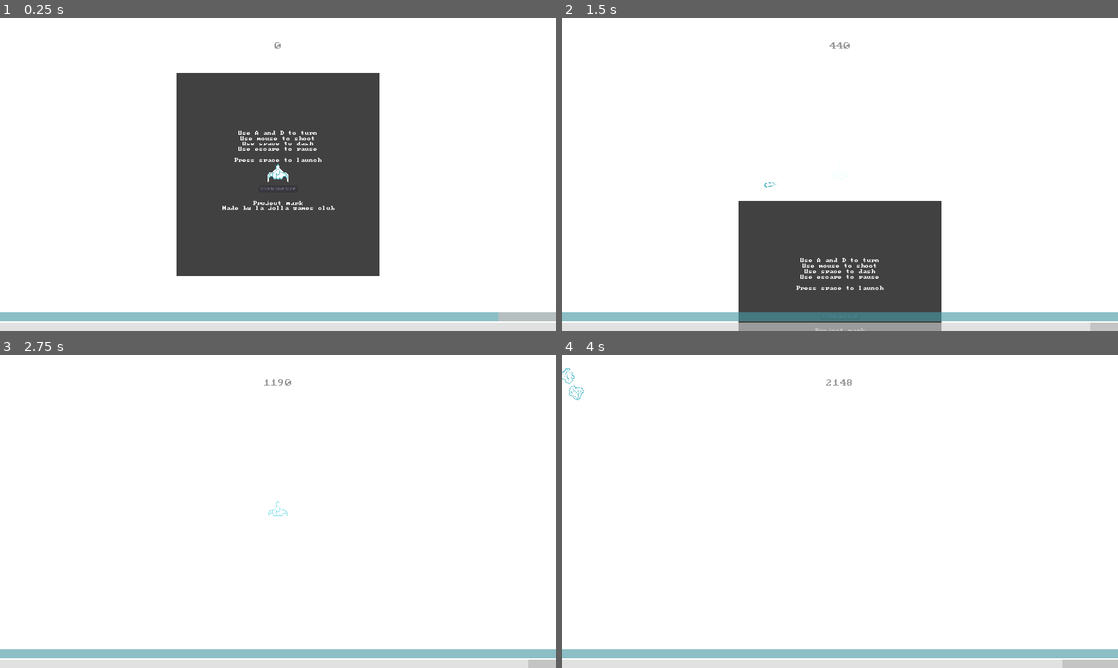
Above: before the commit, frames 1-4 (two rows, left to right).
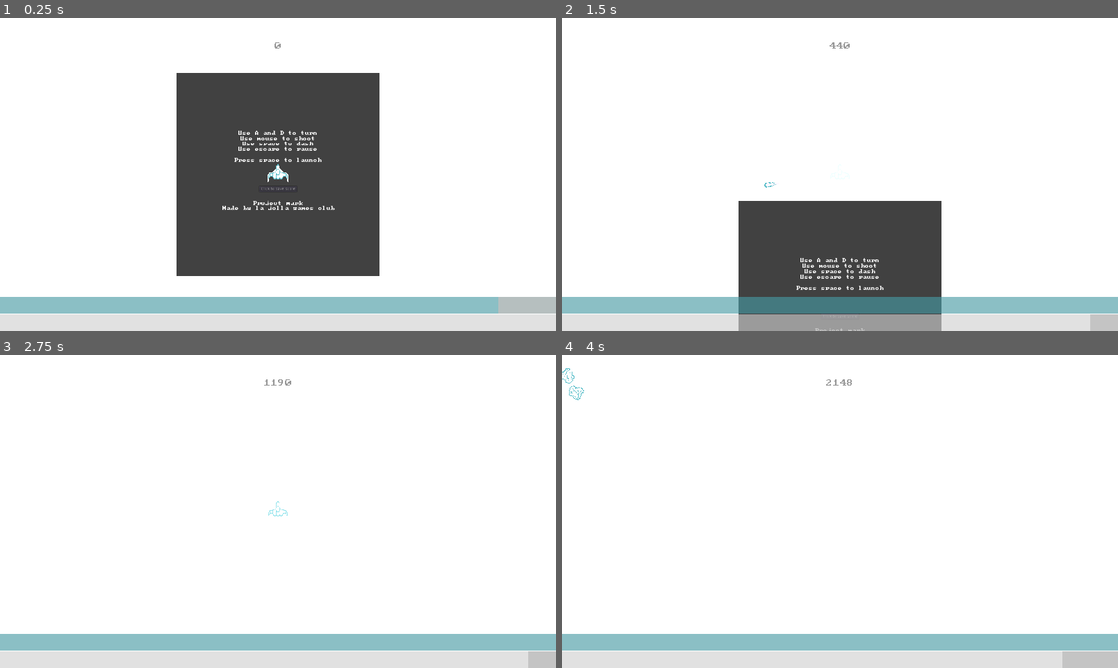
Above: after the commit, the same moments.

Repository: lajollagamesclub/project-mark
Game: Godot game, scene res://Main.tscn
The game is run twice, just before and just after one commit, with the same random seed, the same clock (stepped at 60 frames per second) and the same inputs. The engine's default icon, where the game draws it, is replaced by a stand-in: a white triangle on a blue panel in a dark square.
Inputs (mouse positions are in pixels of both pictures, inside the frame that each line leads up to):
- Up to frame 1 (0.25 s): no input
- Up to frame 2 (1.5 s): move the mouse to (962, 158) at 0.52 s; hold E (g_dash_right) 0.53-1.28 s; tap Space (g_dash) at 0.6 s; move the mouse to (728, 190) at 1.27 s; hold S (g_down) from 1.28 s (still down); click (728, 190) at 1.35 s
- Up to frame 3 (2.75 s): move the mouse to (333, 442) at 2.02 s; release S (g_down) at 2.03 s; hold E (g_dash_right) from 2.03 s (still down); tap Space (g_dash) at 2.1 s
- Up to frame 4 (4 s): move the mouse to (812, 574) at 2.77 s; release E (g_dash_right) at 2.78 s; hold Up (g_fire_up) 2.78-3.53 s; click (812, 574) at 2.85 s; move the mouse to (1006, 558) at 3.52 s; hold Q (g_dash_left) from 3.53 s (still down); tap Space (g_dash) at 3.6 s

The runs differ from the first frame. In frame 1, 7.8% of the frame differs, in the area x 0-100%, y 89-98%; in frame 2, 7.8%; in frame 3, 7.8%; in frame 4, 7.8%.

Commit message:
Add main component class

Diff:
--- /dev/null
+++ b/src/Component.gd
@@ -0,0 +1,31 @@
+extends CenterContainer
+
+class_name Component
+
+var cooldown_time: float = 1.0 setget set_cooldown_time
+
+var cur_cooldown_time: float = cooldown_time
+
+func set_cooldown_time(new_cooldown_time):
+	cooldown_time = new_cooldown_time
+	if has_node("CooldownVisualizer"):
+		$CooldownVisualizer.max_value = cooldown_time
+		$CooldownVisualizer.step = cooldown_time/360.0
+
+func _ready():
+	self.cooldown_time = cooldown_time
+	set_process(false)
+	$CooldownVisualizer.visible = false
+#	start_cooldown()
+
+func _process(delta):
+	cur_cooldown_time -= delta
+	$CooldownVisualizer.value = cur_cooldown_time
+	if cur_cooldown_time <= 0.0:
+		$CooldownVisualizer.visible = false
+		set_process(false)
+
+func start_cooldown():
+	cur_cooldown_time = cooldown_time
+	$CooldownVisualizer.visible = true
+	set_process(true)
--- /dev/null
+++ b/src/Component.tscn
@@ -0,0 +1,30 @@
+[gd_scene load_steps=3 format=2]
+
+[ext_resource path="res://icon.png" type="Texture" id=1]
+[ext_resource path="res://Component.gd" type="Script" id=2]
+
+[node name="Component" type="CenterContainer"]
+anchor_right = 1.0
+anchor_bottom = 1.0
+script = ExtResource( 2 )
+__meta__ = {
+"_edit_use_anchors_": false
+}
+
+[node name="Icon" type="TextureRect" parent="."]
+margin_left = 928.0
+margin_top = 508.0
+margin_right = 992.0
+margin_bottom = 572.0
+texture = ExtResource( 1 )
+
+[node name="CooldownVisualizer" type="TextureProgress" parent="."]
+margin_left = 928.0
+margin_top = 508.0
+margin_right = 992.0
+margin_bottom = 572.0
+step = 0.1
+value = 8.7
+texture_progress = ExtResource( 1 )
+fill_mode = 4
+tint_progress = Color( 0.00784314, 0.00784314, 0.00784314, 0.588235 )
--- a/src/Main.tscn
+++ b/src/Main.tscn
@@ -174,11 +174,14 @@
 
 [node name="UI" type="CanvasLayer" parent="."]
 
-[node name="VBoxContainer" type="VBoxContainer" parent="UI"]
+[node name="Distances" type="VBoxContainer" parent="UI"]
 anchor_right = 1.0
 margin_bottom = 115.0
-
-[node name="CurDistanceLabel" type="Label" parent="UI/VBoxContainer"]
+__meta__ = {
+"_edit_use_anchors_": false
+}
+
+[node name="CurDistanceLabel" type="Label" parent="UI/Distances"]
 margin_right = 1920.0
 margin_bottom = 74.0
 size_flags_vertical = 3
@@ -193,7 +196,7 @@
 "_edit_use_anchors_": false
 }
 
-[node name="MaxDistanceLabel" type="Label" parent="UI/VBoxContainer"]
+[node name="MaxDistanceLabel" type="Label" parent="UI/Distances"]
 modulate = Color( 0.592157, 0.592157, 0.592157, 1 )
 margin_top = 78.0
 margin_right = 1920.0
@@ -209,27 +212,51 @@
 "_edit_use_anchors_": false
 }
 
-[node name="Bars" type="VBoxContainer" parent="UI"]
+[node name="LowerUI" type="VBoxContainer" parent="UI"]
 anchor_top = 1.0
 anchor_right = 1.0
 anchor_bottom = 1.0
-margin_top = -64.0
-theme = ExtResource( 11 )
-
-[node name="HealthBar" type="ProgressBar" parent="UI/Bars"]
+margin_top = -240.0
+__meta__ = {
+"_edit_use_anchors_": false
+}
+
+[node name="ComponentsMarginContainer" type="MarginContainer" parent="UI/LowerUI"]
+margin_right = 1920.0
+margin_bottom = 118.0
+size_flags_vertical = 3
+custom_constants/margin_right = 20
+custom_constants/margin_top = 20
+custom_constants/margin_left = 20
+custom_constants/margin_bottom = 20
+
+[node name="HBoxContainer" type="HBoxContainer" parent="UI/LowerUI/ComponentsMarginContainer"]
+margin_left = 20.0
+margin_top = 20.0
+margin_right = 1900.0
+margin_bottom = 98.0
+
+[node name="Bars" type="VBoxContainer" parent="UI/LowerUI"]
+margin_top = 122.0
+margin_right = 1920.0
+margin_bottom = 240.0
+size_flags_vertical = 3
+theme = ExtResource( 11 )
+
+[node name="HealthBar" type="ProgressBar" parent="UI/LowerUI/Bars"]
 modulate = Color( 0.376471, 0.756863, 0.8, 0.501961 )
 margin_right = 1920.0
-margin_bottom = 30.0
+margin_bottom = 57.0
 size_flags_vertical = 3
 value = 50.0
 percent_visible = false
 script = ExtResource( 16 )
 
-[node name="AmmoBar" type="ProgressBar" parent="UI/Bars"]
+[node name="AmmoBar" type="ProgressBar" parent="UI/LowerUI/Bars"]
 modulate = Color( 1, 1, 1, 0.501961 )
-margin_top = 34.0
-margin_right = 1920.0
-margin_bottom = 64.0
+margin_top = 61.0
+margin_right = 1920.0
+margin_bottom = 118.0
 size_flags_vertical = 3
 theme = ExtResource( 11 )
 value = 50.0
--- a/src/player_state.gd
+++ b/src/player_state.gd
@@ -3,6 +3,10 @@
 signal fuel_changed(new_fuel)
 signal health_changed(new_health)
 signal moved(move_vector)
+
+const components = {
+	"warping" : "Warping.tscn"
+}
 
 # warning-ignore:unused_class_variable
 var max_distance: int = 0
--- a/src/project.godot
+++ b/src/project.godot
@@ -9,6 +9,11 @@
 config_version=4
 
 _global_script_classes=[ {
+"base": "CenterContainer",
+"class": "Component",
+"language": "GDScript",
+"path": "res://Component.gd"
+}, {
 "base": "Node2D",
 "class": "InWorld2D",
 "language": "GDScript",
@@ -30,6 +35,7 @@
 "path": "res://SimpleQuad.gd"
 } ]
 _global_script_class_icons={
+"Component": "",
 "InWorld2D": "",
 "InWorldGUI": "",
 "InWorldKinematic": "",
